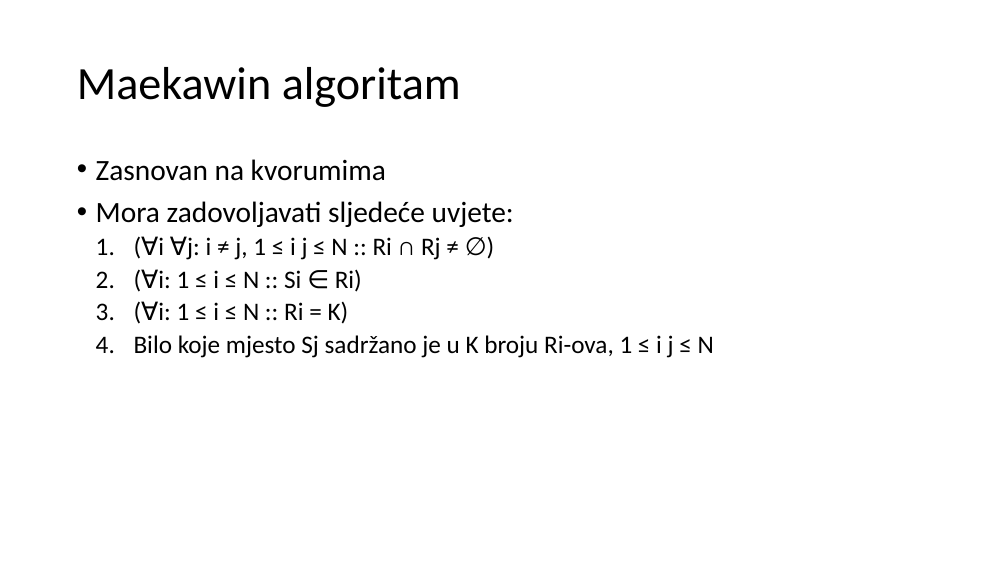
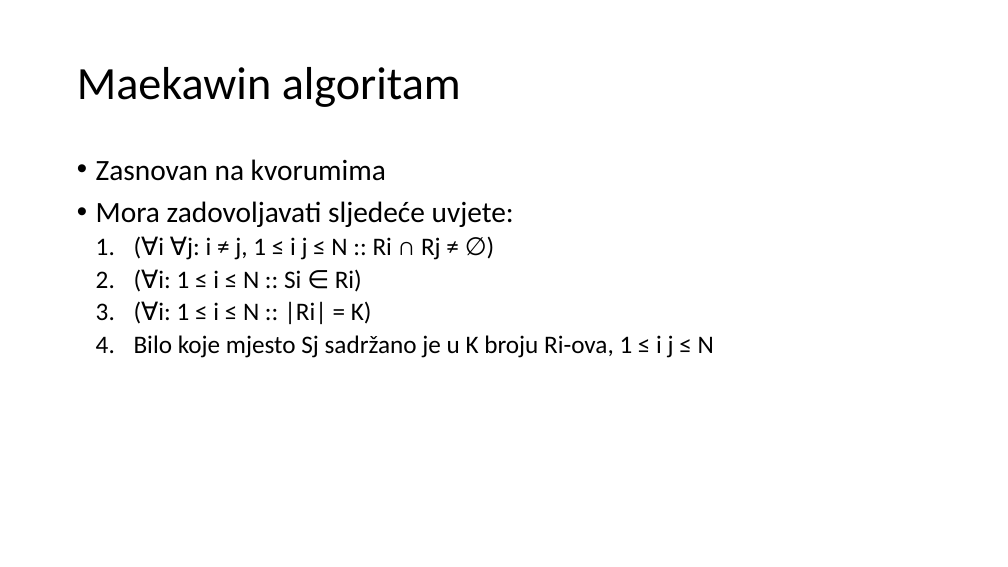
Before and after one commit to mikocij/DPprojekt, a slide deck: slide 18 of Prezentacija-Daljnji-distribuirani-algoritmi-za-međusobno-isključivanje-1.pptx. Drawn at 1008x567 pixels with LibreOffice and Linux fonts; fonts in the diff are those of the drawing. Boxes give left, top, right and bottom in pixels: in the first picture for what was removed or moved away, otherwise in the second. Text is boxed around its words. In the diff, an @@ line names an element or a change of style, - is before the commit and + after.

```diff
--- a/Prezentacija-Daljnji-distribuirani-algoritmi-za-međusobno-isključivanje-1.pptx
+++ b/Prezentacija-Daljnji-distribuirani-algoritmi-za-međusobno-isključivanje-1.pptx
@@ text at (158,301,372,324): text changed @@
-  3. (∀i: 1 ≤ i ≤ N :: Ri = K)
+  3. (∀i: 1 ≤ i ≤ N :: |Ri| = K)
```
Also in this commit, not shown: 3 other slides changed.
